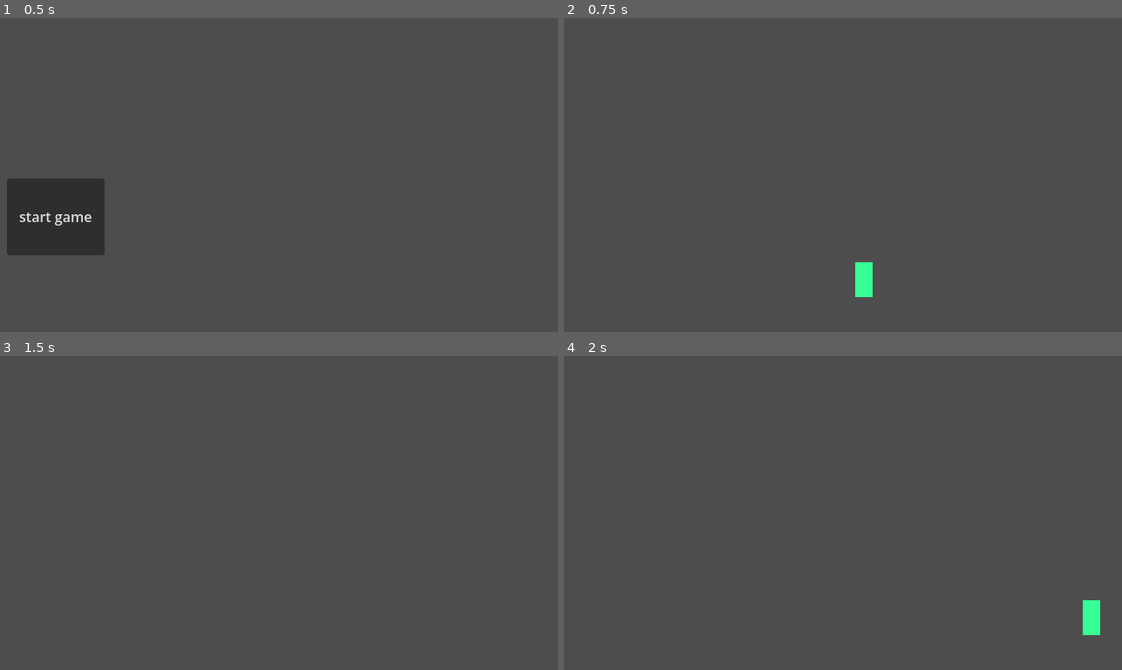
Above: before the commit, frames 1-4 (two rows, left to right).
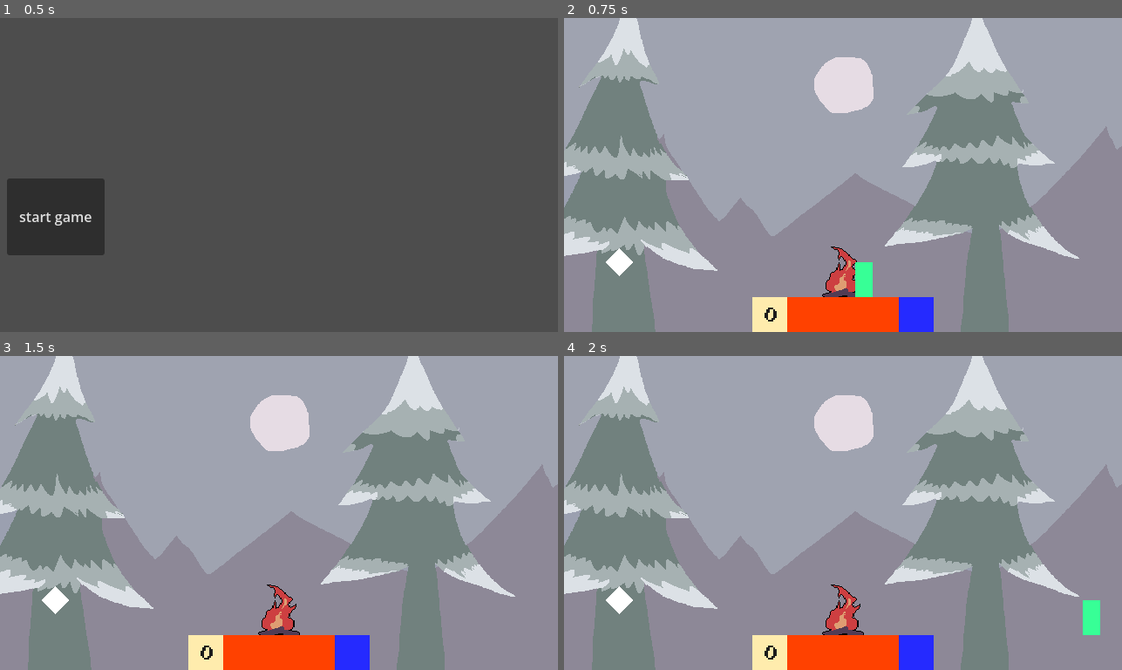
Above: after the commit, the same moments.

Repository: TheRealRaichu/speed-platformer-snake
Game: Godot game, scene res://scenes/scene_root.tscn
The game is run twice, just before and just after one commit, with the same random seed, the same clock (stepped at 60 frames per second) and the same inputs.
Inputs:
- Up to frame 1 (0.5 s): no input
- Up to frame 2 (0.75 s): click "start game" at 0.5 s
- Up to frame 3 (1.5 s): tap Enter at 1.25 s; hold Right (move_right) from 1.28 s (still down); hold X (ability) from 1.28 s (still down)
- Up to frame 4 (2 s): keep holding Right (move_right); keep holding X (ability); tap C (jump) at 1.52 s

Frame 1 is identical in both runs. In frame 2, 100% of the frame differs, in the area x 0-100%, y 0-100%; in frame 3, 100%; in frame 4, 100%.

Commit message:
main gameplay jumpstart
functioning base, pickup (abstracted), player, some ui, background, and communication between hierarchy.

UI- only day counter works now, going to add the rest soon

fuel transfer - now cleanly uses signals to communicate from base to level to game to ui

room mechanics and switching have not been implemented yet

Diff:
--- a/speed-platformer-snake/scenes/background.tscn
+++ b/speed-platformer-snake/scenes/background.tscn
@@ -1,7 +1,7 @@
 [gd_scene format=3 uid="uid://cfflsu6078laj"]
 
 [ext_resource type="Script" uid="uid://v6ans72kx0ni" path="res://scripts/background.gd" id="1_bkp1e"]
-[ext_resource type="Texture2D" uid="uid://vuxw8qacfs36" path="res://assets/day.png" id="2_y0upk"]
+[ext_resource type="Texture2D" uid="uid://c7bktes7fvi6r" path="res://assets/placeholder/bg.png" id="2_y0upk"]
 
 [node name="background" type="Node2D" unique_id=221064305]
 script = ExtResource("1_bkp1e")
--- a/speed-platformer-snake/scenes/base.tscn
+++ b/speed-platformer-snake/scenes/base.tscn
@@ -1,6 +1,26 @@
 [gd_scene format=3 uid="uid://dqcaa0bjtj5wh"]
 
 [ext_resource type="Script" uid="uid://d1moe7g1kvpgy" path="res://scripts/base.gd" id="1_pvqg0"]
+[ext_resource type="Texture2D" uid="uid://bep0qrrarcvd2" path="res://assets/placeholder/campfire.png" id="2_baglu"]
+
+[sub_resource type="CircleShape2D" id="CircleShape2D_pvqg0"]
+radius = 64.0
 
 [node name="base" type="Node2D" unique_id=1695991625]
 script = ExtResource("1_pvqg0")
+
+[node name="Area2D" type="Area2D" parent="." unique_id=2044436253]
+
+[node name="CollisionShape2D" type="CollisionShape2D" parent="Area2D" unique_id=1989925524]
+shape = SubResource("CircleShape2D_pvqg0")
+
+[node name="ColorRect" type="TextureRect" parent="." unique_id=1299663259]
+offset_left = -24.0
+offset_top = -58.0
+offset_right = 24.0
+texture = ExtResource("2_baglu")
+
+[node name="life timer" type="Timer" parent="." unique_id=1754869928]
+wait_time = 10.0
+
+[connection signal="timeout" from="life timer" to="." method="_on_life_timer_timeout"]
--- /dev/null
+++ b/speed-platformer-snake/scenes/day_counter.tscn
@@ -0,0 +1,30 @@
+[gd_scene format=3 uid="uid://ddytr54raob61"]
+
+[ext_resource type="Script" uid="uid://cw0du4e65e4o2" path="res://scripts/day_counter.gd" id="1_2vqhv"]
+[ext_resource type="FontFile" uid="uid://bd5rkgn5d5465" path="res://assets/font/yoster.ttf" id="1_8nji6"]
+
+[node name="day counter" type="Control" unique_id=668329901]
+layout_mode = 3
+anchors_preset = 0
+script = ExtResource("1_2vqhv")
+
+[node name="day counter" type="ColorRect" parent="." unique_id=655400572]
+layout_mode = 0
+offset_right = 40.0
+offset_bottom = 40.0
+color = Color(1, 0.92423326, 0.6768388, 1)
+
+[node name="Label" type="Label" parent="." unique_id=1425337488]
+layout_mode = 0
+offset_right = 40.0
+offset_bottom = 40.0
+theme_override_colors/font_color = Color(0.10747976, 0.10747973, 0.10747973, 1)
+theme_override_constants/line_spacing = 0
+theme_override_constants/shadow_offset_x = 0
+theme_override_constants/shadow_offset_y = 0
+theme_override_constants/shadow_outline_size = 0
+theme_override_fonts/font = ExtResource("1_8nji6")
+theme_override_font_sizes/font_size = 24
+horizontal_alignment = 1
+vertical_alignment = 1
+autowrap_mode = 1
--- a/speed-platformer-snake/scenes/game.tscn
+++ b/speed-platformer-snake/scenes/game.tscn
@@ -5,12 +5,12 @@
 [ext_resource type="PackedScene" uid="uid://ptry1uquv1at" path="res://scenes/level.tscn" id="3_lbhrr"]
 [ext_resource type="PackedScene" uid="uid://du50hfe0ks5dj" path="res://scenes/game_ui.tscn" id="3_lnu2h"]
 [ext_resource type="PackedScene" uid="uid://g5s3jnkbsdnp" path="res://scenes/player.tscn" id="4_iywne"]
+[ext_resource type="PackedScene" uid="uid://bhabbrhnkbcwb" path="res://scenes/pickup.tscn" id="6_p57ef"]
 
 [node name="game" type="Node2D" unique_id=1548409513]
 script = ExtResource("1_uwrxv")
 
 [node name="background" parent="." unique_id=221064305 instance=ExtResource("2_yqjtg")]
-visible = false
 
 [node name="level" parent="." unique_id=2028525708 instance=ExtResource("3_lbhrr")]
 
@@ -18,3 +18,6 @@
 position = Vector2(344, 312)
 
 [node name="Game UI" parent="." unique_id=421787168 instance=ExtResource("3_lnu2h")]
+
+[node name="pickup" parent="." unique_id=768821429 instance=ExtResource("6_p57ef")]
+position = Vector2(64, 280)
--- a/speed-platformer-snake/scenes/game_ui.tscn
+++ b/speed-platformer-snake/scenes/game_ui.tscn
@@ -1,6 +1,7 @@
 [gd_scene format=3 uid="uid://du50hfe0ks5dj"]
 
 [ext_resource type="Script" uid="uid://we1ppbodmp8s" path="res://scripts/game_ui.gd" id="1_yubou"]
+[ext_resource type="PackedScene" uid="uid://ddytr54raob61" path="res://scenes/day_counter.tscn" id="3_u001w"]
 
 [node name="Game UI" type="Control" unique_id=421787168]
 layout_mode = 3
@@ -10,3 +11,25 @@
 grow_horizontal = 2
 grow_vertical = 2
 script = ExtResource("1_yubou")
+
+[node name="day counter" parent="." unique_id=668329901 instance=ExtResource("3_u001w")]
+layout_mode = 1
+offset_left = 216.0
+offset_top = 320.0
+offset_right = -384.0
+
+[node name="charges" type="ColorRect" parent="." unique_id=266714637]
+layout_mode = 0
+offset_left = 256.0
+offset_top = 320.0
+offset_right = 384.0
+offset_bottom = 360.0
+color = Color(1, 0.25490198, 0, 1)
+
+[node name="pickup indicator" type="ColorRect" parent="." unique_id=1469169558]
+layout_mode = 0
+offset_left = 384.0
+offset_top = 320.0
+offset_right = 424.0
+offset_bottom = 360.0
+color = Color(0.14509805, 0.16470589, 1, 1)
--- a/speed-platformer-snake/scenes/level.tscn
+++ b/speed-platformer-snake/scenes/level.tscn
@@ -1,6 +1,7 @@
 [gd_scene format=3 uid="uid://ptry1uquv1at"]
 
 [ext_resource type="Script" uid="uid://bc1spq2d8en42" path="res://scripts/level.gd" id="1_2q6dc"]
+[ext_resource type="PackedScene" uid="uid://dqcaa0bjtj5wh" path="res://scenes/base.tscn" id="2_w7c3h"]
 
 [sub_resource type="RectangleShape2D" id="RectangleShape2D_w8frs"]
 size = Vector2(704, 40)
@@ -11,29 +12,34 @@
 [node name="level" type="Node2D" unique_id=2028525708]
 script = ExtResource("1_2q6dc")
 
-[node name="floor" type="StaticBody2D" parent="." unique_id=1008413870]
+[node name="border" type="Node2D" parent="." unique_id=845519199]
 
-[node name="CollisionShape2D" type="CollisionShape2D" parent="floor" unique_id=1598567754]
+[node name="floor" type="StaticBody2D" parent="border" unique_id=1008413870]
+
+[node name="CollisionShape2D" type="CollisionShape2D" parent="border/floor" unique_id=1598567754]
 position = Vector2(320, 340)
 shape = SubResource("RectangleShape2D_w8frs")
 
-[node name="ceiling" type="StaticBody2D" parent="." unique_id=746717990]
+[node name="ceiling" type="StaticBody2D" parent="border" unique_id=746717990]
 position = Vector2(0, -360)
 
-[node name="CollisionShape2D" type="CollisionShape2D" parent="ceiling" unique_id=1620165336]
+[node name="CollisionShape2D" type="CollisionShape2D" parent="border/ceiling" unique_id=1620165336]
 position = Vector2(320, 340)
 shape = SubResource("RectangleShape2D_w8frs")
 
-[node name="left wall" type="StaticBody2D" parent="." unique_id=1759145662]
+[node name="left wall" type="StaticBody2D" parent="border" unique_id=1759145662]
 position = Vector2(-320, -264)
 
-[node name="CollisionShape2D" type="CollisionShape2D" parent="left wall" unique_id=507387012]
+[node name="CollisionShape2D" type="CollisionShape2D" parent="border/left wall" unique_id=507387012]
 position = Vector2(304, 424)
 shape = SubResource("RectangleShape2D_w7c3h")
 
-[node name="right wall" type="StaticBody2D" parent="." unique_id=1973651058]
+[node name="right wall" type="StaticBody2D" parent="border" unique_id=1973651058]
 position = Vector2(352, -264)
 
-[node name="CollisionShape2D" type="CollisionShape2D" parent="right wall" unique_id=1971801664]
+[node name="CollisionShape2D" type="CollisionShape2D" parent="border/right wall" unique_id=1971801664]
 position = Vector2(304, 424)
 shape = SubResource("RectangleShape2D_w7c3h")
+
+[node name="base" parent="." unique_id=1695991625 instance=ExtResource("2_w7c3h")]
+position = Vector2(320, 320)
--- /dev/null
+++ b/speed-platformer-snake/scenes/pickup.tscn
@@ -0,0 +1,18 @@
+[gd_scene format=3 uid="uid://bhabbrhnkbcwb"]
+
+[ext_resource type="Script" uid="uid://0ifdy4mycke2" path="res://scripts/pickup.gd" id="1_pg2rt"]
+
+[sub_resource type="CircleShape2D" id="CircleShape2D_p1s84"]
+radius = 16.0
+
+[node name="pickup" type="Node2D" unique_id=768821429]
+script = ExtResource("1_pg2rt")
+
+[node name="Area2D" type="Area2D" parent="." unique_id=2120645793]
+
+[node name="CollisionShape2D" type="CollisionShape2D" parent="Area2D" unique_id=1427733612]
+shape = SubResource("CircleShape2D_p1s84")
+
+[node name="Polygon2D" type="Polygon2D" parent="." unique_id=1634151247]
+polygon = PackedVector2Array(-16, 0, 0, -16, 16, 0, 0, 16)
+uv = PackedVector2Array(-16, 0, 0, -16, 16, 0, 0, 16)
--- a/speed-platformer-snake/scripts/Globals.gd
+++ b/speed-platformer-snake/scripts/Globals.gd
@@ -1,3 +1,9 @@
 extends Node
 
 ## AUTOLOADED REFERENCE FOR GLOBAL VARIABLES
+
+enum PICKUP_TYPES {
+	FUEL,
+	SUGAR,
+	# etc..
+}
--- a/speed-platformer-snake/scripts/base.gd
+++ b/speed-platformer-snake/scripts/base.gd
@@ -1,3 +1,33 @@
 extends Node2D
 
 ## BASE
+# child references
+@onready var area := $Area2D # reference to area2D for collisions
+@onready var life_timer := $"life timer" # reference to Timer to count life through round
+
+signal fuel_recieved
+
+func _ready() -> void:
+	life_timer.start() # begin life timer
+
+# called from process, when player is in range and has fuel
+func recieve_fuel():
+	life_timer.start() # reset life timer
+	fuel_recieved.emit() # exclaim fuel collection
+
+# returns value between 1.0 and 0.0
+func life_timer_remaining_ratio() -> float:
+	return life_timer.time_left/life_timer.wait_time
+
+func _on_life_timer_timeout() -> void:
+	pass # GAME OVER
+
+func _process(delta: float) -> void:
+
+	# check if player is in area
+	for body in area.get_overlapping_bodies(): # check all overlapping bodies
+		if not body.is_in_group("player"): # if object is not player
+			continue # skip to next iteration
+		if body.attempt_give_fuel(): # returns true if player has fuel
+			recieve_fuel() # continue in function
+		break # there will only be one player, so quit looking
--- /dev/null
+++ b/speed-platformer-snake/scripts/day_counter.gd
@@ -0,0 +1,22 @@
+extends Control
+
+# child references
+@onready var label = $Label
+
+func _ready() -> void:
+	update_label(0) # update on ready
+
+# set day count to given integer
+func set_day_count(day_count : int):
+	update_label(day_count)
+
+func update_label(day_count : int):
+	check_label_sizing()
+	label.text = str(day_count)
+
+# ensure that font size is appropriate for number of digits
+func check_label_sizing():
+	if label.text.length() > 2:
+		label.add_theme_font_size_override("font_size", 16)
+	else:
+		label.add_theme_font_size_override("font_size", 24)
--- a/speed-platformer-snake/scripts/game.gd
+++ b/speed-platformer-snake/scripts/game.gd
@@ -6,6 +6,22 @@
 # REFERENCES
 # reference to scenemanger, set when initialized
 var scene_manager
+# references to children
+@onready var level = $level
+@onready var player = $player
+@onready var UI = $"Game UI"
+@onready var background = $background
 
 # GAME DATA
 var day_count := 0 # score for how many days survived
+
+func _ready() -> void:
+	# connect signals
+	level.base_recieved_fuel.connect(base_recieved_fuel)
+
+func base_recieved_fuel():
+	increment_day_counter()
+
+func increment_day_counter():
+	day_count += 1
+	UI.update_day_count(day_count)
--- a/speed-platformer-snake/scripts/game_ui.gd
+++ b/speed-platformer-snake/scripts/game_ui.gd
@@ -1,3 +1,8 @@
 extends Control
 
 ## GAME UI
+# references to children
+@onready var day_counter = $"day counter"
+
+func update_day_count(day_count):
+	day_counter.set_day_count(day_count)
--- a/speed-platformer-snake/scripts/level.gd
+++ b/speed-platformer-snake/scripts/level.gd
@@ -1,3 +1,18 @@
 extends Node2D
 
 ## LEVEL
+
+@onready var base = $base
+
+var rooms := [
+
+]
+
+signal base_recieved_fuel
+
+func _ready() -> void:
+	# connect signals
+	base.fuel_recieved.connect(base_fuel_recieved_relay)
+
+func base_fuel_recieved_relay():
+	base_recieved_fuel.emit()
--- /dev/null
+++ b/speed-platformer-snake/scripts/pickup.gd
@@ -0,0 +1,28 @@
+class_name Pickup
+extends Node2D
+
+# child references
+@onready var area = $Area2D # reference to area for player detection
+
+@export var type : Globals.PICKUP_TYPES # globals contains all pickup types
+
+signal collected # emitted when pickup is collected
+
+func _process(delta: float) -> void:
+	# check for player in range
+	for body in area.get_overlapping_bodies():
+		if not body.is_in_group("player"): # if object is not player
+			continue # skip to next iteration
+
+		var accepeted := false # is accepted by player?
+		 # if pickup is fuel
+		if type == Globals.PICKUP_TYPES.FUEL:
+			accepeted = body.attempt_recieve_fuel() # returns true if player takes fuel
+		# is pickup of another type
+		else: accepeted = body.attempt_recieve_pickup(type) # returns true if player takes pickup
+		if accepeted: be_collected() # self is collected if player has accepted it
+
+# has been collected
+func be_collected():
+	collected.emit() # exclaim
+	queue_free() # die
--- a/speed-platformer-snake/scripts/player.gd
+++ b/speed-platformer-snake/scripts/player.gd
@@ -1,6 +1,52 @@
 extends CharacterBody2D
 
 ## PLAYER
+
+# PICKUPS ===============
+
+var pickup_on_hand := false # player is carrying fuel?
+var pickup_type : Globals.PICKUP_TYPES
+
+# getter for pickup on hand
+func has_pickup():
+	return pickup_on_hand
+
+# called from pickup
+func attempt_recieve_pickup(type : Globals.PICKUP_TYPES) -> bool:
+	if pickup_on_hand: # if already has pickup
+		return false # don't accept it
+	pickup_on_hand = true # otherwise accept pickup
+	pickup_type = type # record type
+	return true # and return true
+
+# called from process on input
+func use_pickup():
+	pass
+
+# FUEL ==================
+
+var fuel_on_hand := false # player is carrying fuel?
+
+# getter for fuel on hand
+func has_fuel():
+	return fuel_on_hand
+
+# called from pickup
+func attempt_recieve_fuel() -> bool:
+	if fuel_on_hand: # if already has fuel
+		return false # don't accept it
+	print_debug("nabbed")
+	fuel_on_hand = true # otherwise accept fuel
+	return true # and return true
+
+# called from base, return true if fuel is had and can be given, false if not
+func attempt_give_fuel() -> bool:
+	if !fuel_on_hand: # doesn't have fuel?
+		return false
+	print_debug("give")
+	# we have fuel so "give" it to the base
+	fuel_on_hand = false # lose fuel
+	return true # tells base to recieve fuel
 
 # CONTROLLER ==============
 
Binary file added: speed-platformer-snake/assets/font/yoster.ttf
Not shown, added: speed-platformer-snake/assets/font/yoster.ttf.import
Binary file added: speed-platformer-snake/assets/placeholder/bg.png
Not shown, added: speed-platformer-snake/assets/placeholder/bg.png.import
Binary file added: speed-platformer-snake/assets/placeholder/campfire.png
Not shown, changed: speed-platformer-snake/assets/placeholder/campfire.png.import
Renamed: speed-platformer-snake/assets/day.png -> speed-platformer-snake/assets/placeholder/day.png
Not shown, added: speed-platformer-snake/assets/placeholder/day.png.import
Not shown, added: speed-platformer-snake/scripts/day_counter.gd.uid
Not shown, added: speed-platformer-snake/scripts/pickup.gd.uid
